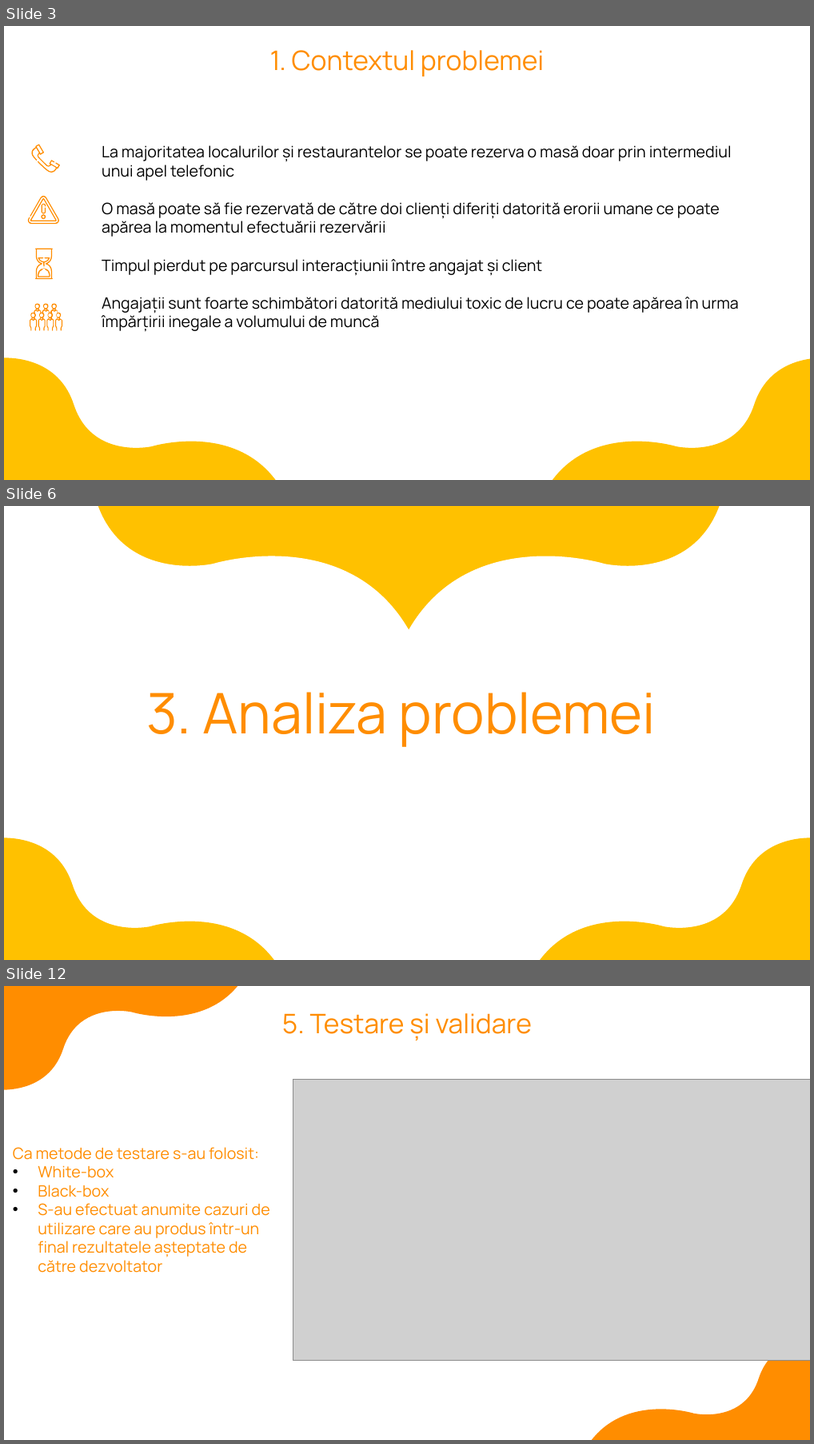
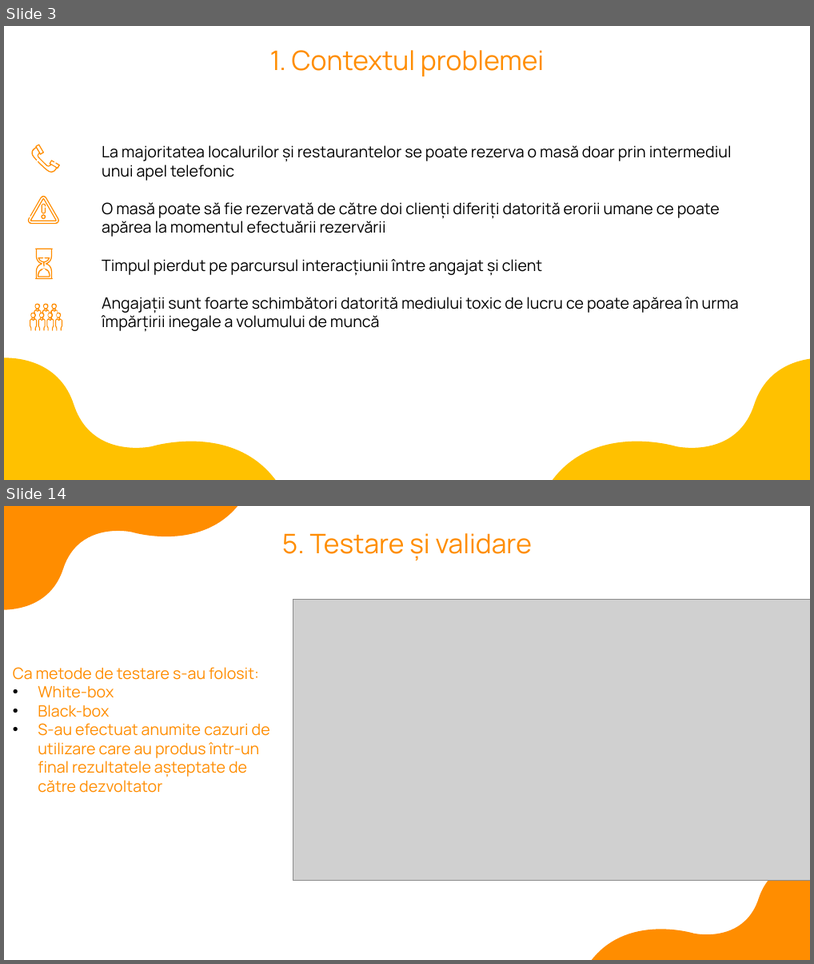
Before and after one commit to StanciuOctav/QuickPlate, a slide deck: QuickPlate/Stanciu_Ioan_Octavian_prezentare.pptx. Shown one above the other, each under a label of ours: slides 3, 6 and 12 before the commit, slides 3 and 14 after it; the slides between them are not shown. The pictures are 814x1444 and 814x964 pixels, drawn with LibreOffice and Linux fonts; fonts in the diff are those of the drawing; grey boxes stand for pictures. Boxes give left, top, right and bottom in pixels: in the first picture for what was removed or moved away, otherwise in the second. Text is boxed around its words. In the diff, an @@ line names an element or a change of style, - is before the commit and + after.

```diff
--- a/QuickPlate/Stanciu_Ioan_Octavian_prezentare.pptx
+++ b/QuickPlate/Stanciu_Ioan_Octavian_prezentare.pptx
@@ slide 6 removed at (4,506,810,960), background #FFC100 @@
@@ freeform shape removed at (4,506,810,692) @@
@@ rectangle removed at (4,674,810,960) @@
@@ title removed at (146,692,656,747) @@
-3. Analiza problemei
@@ freeform shape removed at (4,837,278,960) @@
@@ freeform shape removed at (536,837,810,960) @@
@@ what was slide 12 is now slide 14 @@
```
Also in this commit, not shown: 6 slides changed, 4 slides added, 1 other slide removed, 8 other files.
